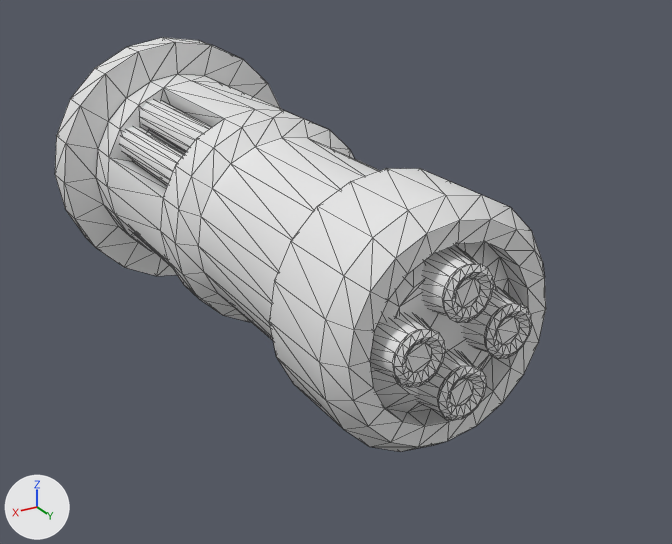
The glTF model world/props/models/fuel_rod.glb: old version first, new version second.
Both versions are drawn from a camera (50 mm lens) standing at (0.886, 1.755, 0.715) and looking at (-0.09, 0.129, -0.098). Every picture has the same lights, and +X, +Y and +Z are marked at lower left. Mesh edges are drawn as thin lines. Where no turn or scale is listed for an object, it has been applied to the vertices. Vertices at the same position are counted once.

Script lines for the objects in view, before the commit:
```python
me_cylinder_017 = bpy.data.meshes.new('Cylinder.017')
me_cylinder_017.from_pydata(...)  # 338 vertices, 672 faces; spans x -0.32..0.319, y -0.319..0.319, z -0.66..0.655
me_cylinder_020 = bpy.data.meshes.new('Cylinder.020')
me_cylinder_020.from_pydata(...)  # 80 vertices, 142 faces; spans x -0.0644..0.0644, y 0.028..0.1569, z -0.0595..0.0435
me_cylinder_023 = bpy.data.meshes.new('Cylinder.023')
me_cylinder_023.from_pydata(...)  # 192 vertices, 352 faces; spans x -0.197..0.197, y -0.197..0.192, z -0.202..0.202
ob_cylinder_013 = bpy.data.objects.new('Cylinder.013', me_cylinder_017)
ob_cylinder_013.location = (0.0, 0.0, 0.0)
ob_cylinder_013.rotation_euler = (1.571, 0.0, 0.0)  # degrees (90, 0, 0)
ob_cylinder_014 = bpy.data.objects.new('Cylinder.014', me_cylinder_020)
ob_cylinder_014.parent = ob_cylinder_013
ob_cylinder_014.location = (0.0, 0.0, -0.641)
ob_cylinder_015 = bpy.data.objects.new('Cylinder.015', me_cylinder_020)
ob_cylinder_015.parent = ob_cylinder_013
ob_cylinder_015.location = (0.0, 0.0, -0.641)
ob_cylinder_015.rotation_euler = (0.0, 0.0, -1.571)  # degrees (0, 0, -90)
ob_cylinder_016 = bpy.data.objects.new('Cylinder.016', me_cylinder_020)
ob_cylinder_016.parent = ob_cylinder_013
ob_cylinder_016.location = (0.0, 0.0, -0.641)
ob_cylinder_016.rotation_euler = (0.0, 0.0, -3.142)  # degrees (0, 0, -180)
ob_cylinder_017 = bpy.data.objects.new('Cylinder.017', me_cylinder_020)
ob_cylinder_017.parent = ob_cylinder_013
ob_cylinder_017.location = (0.0, 0.0, -0.641)
ob_cylinder_017.rotation_euler = (0.0, 0.0, 1.571)  # degrees (0, 0, 90)
ob_cylinder_018 = bpy.data.objects.new('Cylinder.018', me_cylinder_023)
ob_cylinder_018.location = (0.0, -0.246, 0.0)
```
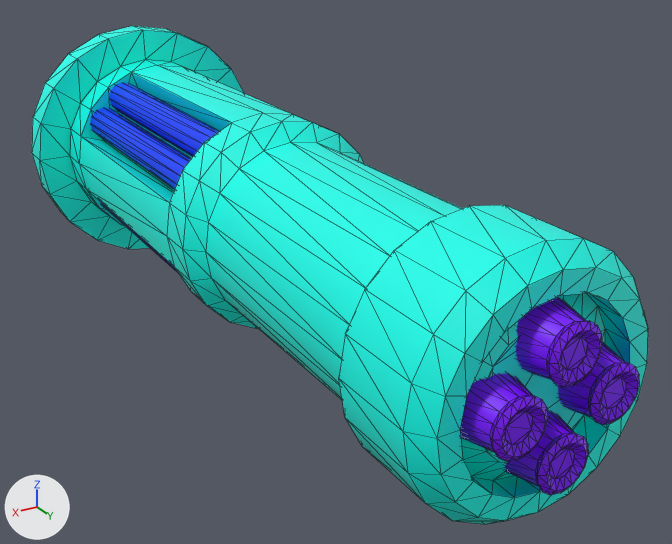
Boxes (x1, y1, x2, y2) around the edits, measured in the pictures (672 x 544 px; the box of a moved part takes in the faces that stretch with it):
'Cylinder.013', recoloured, reshaped (white to cyan, 25% wider, 20% taller): before (55, 37, 546, 452); after (32, 26, 648, 524)
'Cylinder.015', reshaped, moved: before (370, 314, 446, 387); after (460, 297, 640, 495)
'Cylinder.018', recoloured, mesh rescaled, moved (white to blue): before (119, 100, 212, 266); after (90, 83, 219, 272)
'Cylinder.014', deleted: before (421, 245, 494, 323)
'Cylinder.016', deleted: before (417, 350, 487, 420)
'Cylinder.017', deleted: before (463, 289, 532, 359)
part 1 of me_cylinder_017, moved or reshaped: before (269, 169, 546, 452); after (339, 205, 648, 524)
part 2 of me_cylinder_017, moved or reshaped: before (107, 81, 380, 340); after (79, 65, 463, 400)
part 3 of me_cylinder_017, moved or reshaped: before (55, 37, 281, 276); after (32, 26, 244, 249)
part 5 of me_cylinder_020, added (purple): after (516, 297, 602, 387)
part 6 of me_cylinder_020, added (purple): after (505, 411, 589, 495)
part 7 of me_cylinder_020, added (purple): after (558, 342, 640, 425)
part 8 of me_cylinder_020, recoloured: before (370, 245, 532, 420); after (460, 373, 548, 461)
part 9 of me_cylinder_023, moved or reshaped: before (119, 100, 212, 266); after (90, 83, 219, 272)

Edits to the bpy script that builds the scene:
```text
Add mat_defaultmaterial_002:
    mat_defaultmaterial_002 = bpy.data.materials.new('DefaultMaterial.002')
    mat_defaultmaterial_002.use_nodes = True; mat_defaultmaterial_002.node_tree.nodes.clear()
    _N = mat_defaultmaterial_002.node_tree.nodes; _L = mat_defaultmaterial_002.node_tree.links
    n0 = _N.new('ShaderNodeOutputMaterial'); n0.name = 'Material Output'
    n1 = _N.new('ShaderNodeBsdfPrincipled'); n1.name = 'Principled BSDF'
    n2 = _N.new('ShaderNodeVertexColor'); n2.name = 'Color Attribute'
    _L.new(n1.outputs[0], n0.inputs[0])  # 'BSDF' to 'Surface'
    _L.new(n2.outputs[0], n1.inputs[0])  # 'Color' to 'Base Color'
Add mat_defaultmaterial_001:
    mat_defaultmaterial_001 = bpy.data.materials.new('DefaultMaterial.001')
    mat_defaultmaterial_001.use_nodes = True; mat_defaultmaterial_001.node_tree.nodes.clear()
    _N = mat_defaultmaterial_001.node_tree.nodes; _L = mat_defaultmaterial_001.node_tree.links
    n0 = _N.new('ShaderNodeOutputMaterial'); n0.name = 'Material Output'
    n1 = _N.new('ShaderNodeBsdfPrincipled'); n1.name = 'Principled BSDF'
    n2 = _N.new('ShaderNodeVertexColor'); n2.name = 'Color Attribute'
    _L.new(n1.outputs[0], n0.inputs[0])  # 'BSDF' to 'Surface'
    _L.new(n2.outputs[0], n1.inputs[0])  # 'Color' to 'Base Color'
Add mat_defaultmaterial:
    mat_defaultmaterial = bpy.data.materials.new('DefaultMaterial')
    mat_defaultmaterial.use_nodes = True; mat_defaultmaterial.node_tree.nodes.clear()
    _N = mat_defaultmaterial.node_tree.nodes; _L = mat_defaultmaterial.node_tree.links
    n0 = _N.new('ShaderNodeOutputMaterial'); n0.name = 'Material Output'
    n1 = _N.new('ShaderNodeBsdfPrincipled'); n1.name = 'Principled BSDF'
    n2 = _N.new('ShaderNodeVertexColor'); n2.name = 'Color Attribute'
    _L.new(n1.outputs[0], n0.inputs[0])  # 'BSDF' to 'Surface'
    _L.new(n2.outputs[0], n1.inputs[0])  # 'Color' to 'Base Color'
Change me_cylinder_017:
    used by ob_cylinder_013; location = (0.0, 0.0, 0.0); rotation_euler = (1.571, 0.0, 0.0), in degrees (90, 0, 0)
    remove me_cylinder_017.from_pydata(...)  # 338 vertices, 672 faces; spans x -0.32..0.319, y -0.319..0.319, z -0.66..0.655
    add me_cylinder_017.from_pydata(...)  # 338 vertices, 672 faces; spans x -0.32..0.319, y -0.319..0.319, z -0.892..0.888
    me_cylinder_017 part 1: all 140 vertices in x -0.237..0.237, y -0.237..0.237, z -0.66..-0.413 are moved by (0.0, 0.0, -0.232)
    me_cylinder_017 part 2: all 76 vertices in x -0.237..0.237, y -0.237..0.237, z -0.056..0.096 are moved by (0.0, 0.0, -0.039)
    me_cylinder_017 part 3: all 122 vertices in x -0.32..0.319, y -0.319..0.319, z 0.423..0.655 are moved by (0.0, 0.0, 0.232)
    me_cylinder_017 part 4: vertex colours changed
    add me_cylinder_017.materials.append(mat_defaultmaterial)
Change me_cylinder_020:
    used by ob_cylinder_015; parent = ob_cylinder_013; location = (0.0, 0.0, -0.641); rotation_euler = (0.0, 0.0, -1.571), in degrees (0, 0, -90)
    remove me_cylinder_020.from_pydata(...)  # 80 vertices, 142 faces; spans x -0.0644..0.0644, y 0.028..0.1569, z -0.0595..0.0435
    add me_cylinder_020.from_pydata(...)  # 320 vertices, 568 faces; spans x -0.1569..0.1569, y -0.1569..0.1569, z -0.0595..0.0435
    me_cylinder_020 part 5: the loose piece of 80 vertices spanning x -0.0644..0.0644, y 0.028..0.1569, z -0.0595..0.0435 is copied, and the copy is turned 90 degrees about the z axis through the mesh origin, in mat_defaultmaterial_001; it spans x -0.1569..-0.028, y -0.0644..0.0644, z -0.0595..0.0435
    me_cylinder_020 part 6: the loose piece of 80 vertices spanning x -0.0644..0.0644, y 0.028..0.1569, z -0.0595..0.0435 is copied, and the copy is turned -90 degrees about the z axis through the mesh origin, in mat_defaultmaterial_001; it spans x 0.028..0.1569, y -0.0644..0.0644, z -0.0595..0.0435
    me_cylinder_020 part 7: the loose piece of 80 vertices spanning x -0.0644..0.0644, y 0.028..0.1569, z -0.0595..0.0435 is copied, and the copy is turned 180 degrees about the z axis through the mesh origin, in mat_defaultmaterial_001; it spans x -0.0644..0.0644, y -0.1569..-0.028, z -0.0595..0.0435
    me_cylinder_020 part 8: 142 faces spanning x -0.0644..0.0644, y 0.028..0.1569, z -0.0595..0.0435 switch from no material to mat_defaultmaterial_001
Change me_cylinder_023:
    remove me_cylinder_023.from_pydata(...)  # 192 vertices, 352 faces; spans x -0.197..0.197, y -0.197..0.192, z -0.202..0.202
    add me_cylinder_023.from_pydata(...)  # 192 vertices, 352 faces; spans x -0.197..0.197, y -0.328..0.322, z -0.202..0.202
    me_cylinder_023 part 9: the whole mesh is scaled about its middle by (1, 1.67, 1)
    me_cylinder_023 part 10: vertex colours changed
    add me_cylinder_023.materials.append(mat_defaultmaterial_002)
Remove ob_cylinder_014:
    ob_cylinder_014 = bpy.data.objects.new('Cylinder.014', me_cylinder_020)
Change ob_cylinder_015:
    ob_cylinder_015.location: (0.0, 0.0, -0.641) -> (0.0, 0.0, -0.881)
Remove ob_cylinder_016:
    ob_cylinder_016 = bpy.data.objects.new('Cylinder.016', me_cylinder_020)
Remove ob_cylinder_017:
    ob_cylinder_017 = bpy.data.objects.new('Cylinder.017', me_cylinder_020)
Change ob_cylinder_018:
    ob_cylinder_018.location: (0.0, -0.246, 0.0) -> (0.0, -0.362, 0.0)
```
